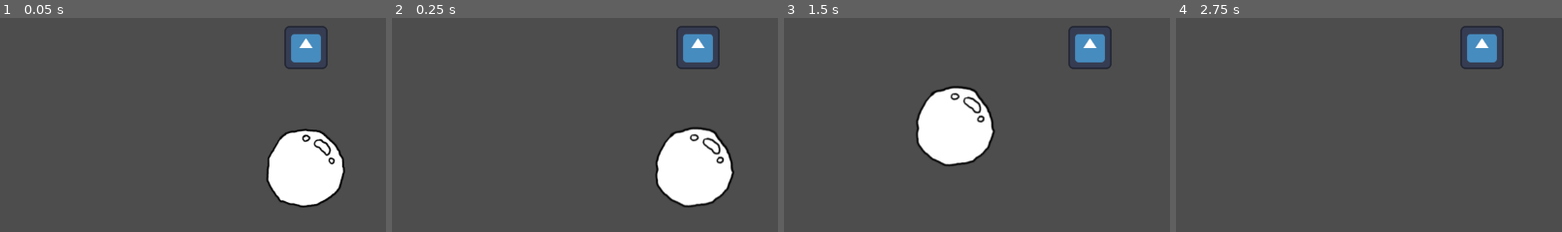
Above: before the commit, frames 1-4 (left to right).
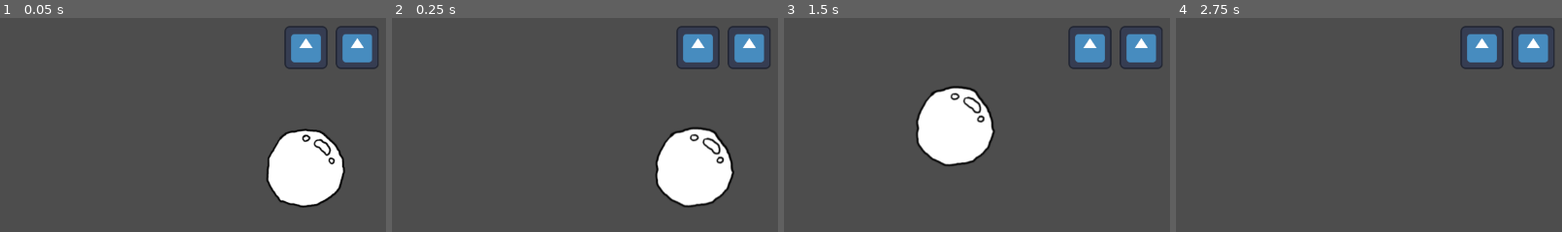
Above: after the commit, the same moments.

Repository: Calandir/ggj-2025
Game: Godot game, scene res://Scenes/example_scene.tscn
Same seed, same stepped clock (60 frames per second), same inputs: the game is played once before the commit and once after it. The engine's default icon, where the game draws it, is replaced by a stand-in: a white triangle on a blue panel in a dark square.
Inputs:
- Up to frame 1 (0.05 s): no input
- Up to frame 2 (0.25 s): no input
- Up to frame 3 (1.5 s): no input
- Up to frame 4 (2.75 s): no input
The pictures show only the part of the screen within x 10-60%, y 42-92%; the shares and areas given below are measured in that part.

The runs differ from the first frame. In frame 1, 1.4% of the frame differs, in the area x 86-98%, y 3-24%; in frame 2, 1.4%; in frame 3, 1.4%; in frame 4, 1.4%.

Commit message:
Make players not spawn in same location

Diff:
--- a/Scenes/example_scene.tscn
+++ b/Scenes/example_scene.tscn
@@ -20,6 +20,7 @@
 [node name="Player 0" parent="." instance=ExtResource("4_t3qv7")]
 
 [node name="Player 1" parent="." instance=ExtResource("4_t3qv7")]
+position = Vector2(76.365, 0)
 player_num = 1
 
 [node name="GoalA" parent="." instance=ExtResource("3_m40s0")]
Not shown: 1 places in Scenes/example_scene.tscn that only renumber resources
